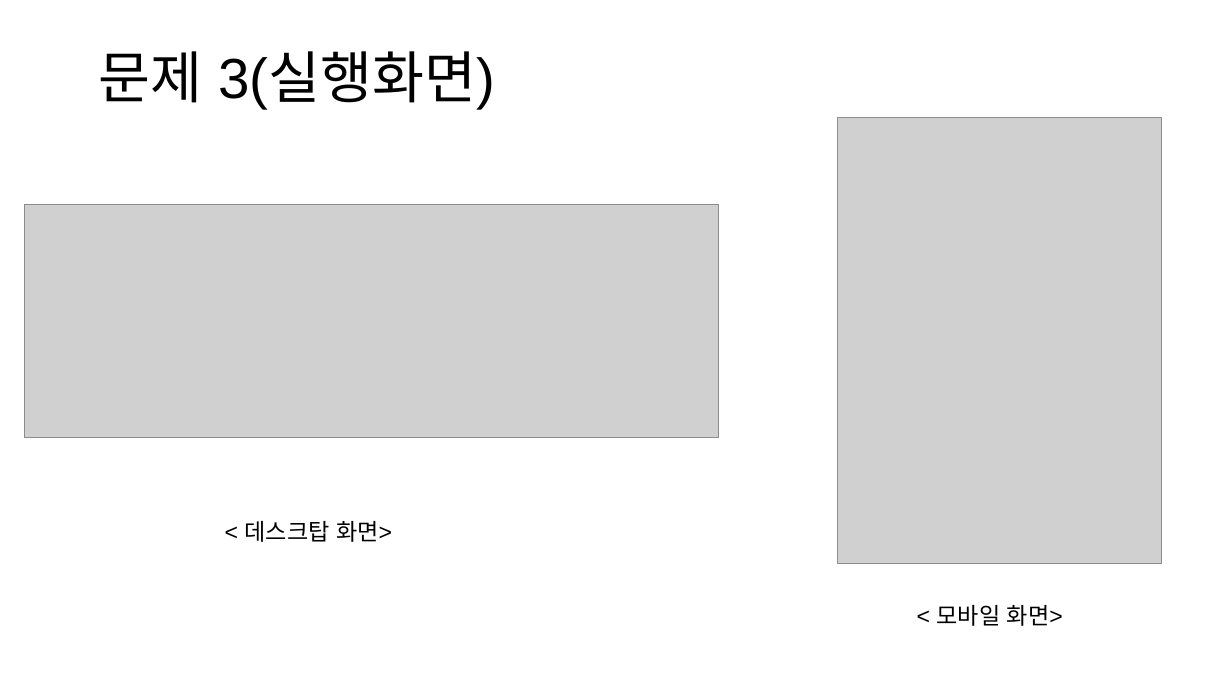
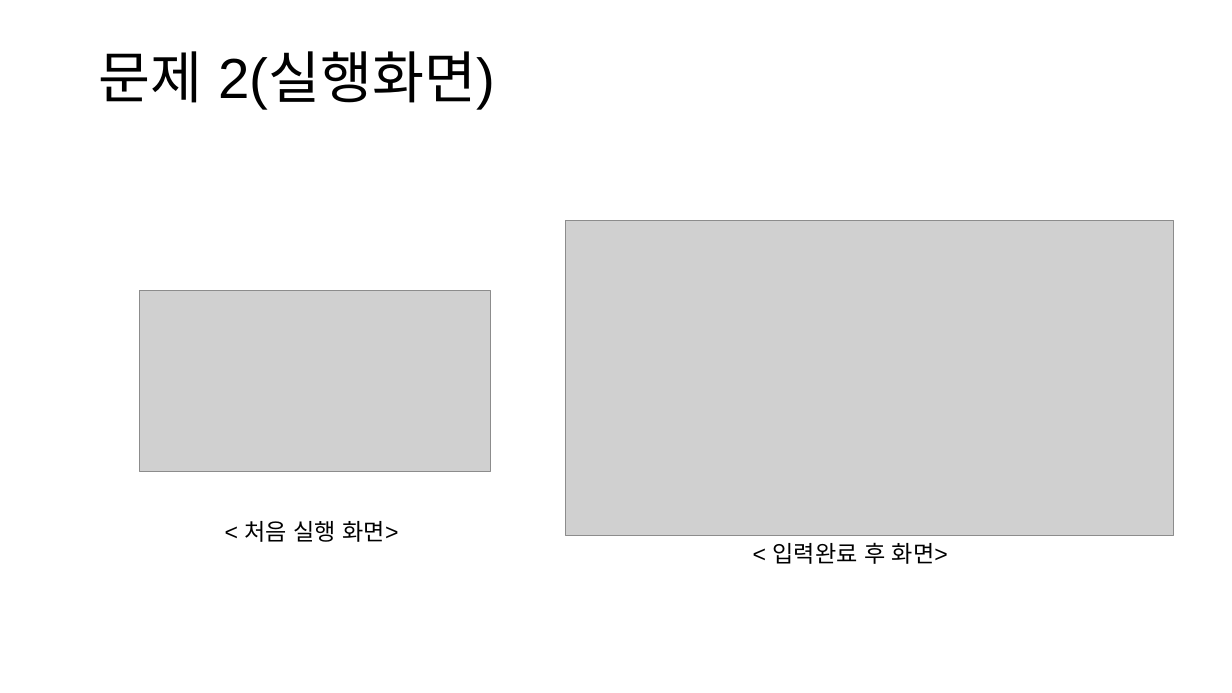
Before and after one commit to JuHyeon-S/21-1-Web-Back-end_Programming, a slide deck: slide 4 of 웹서버_스몰과제10_20185135_서주현.pptx (slide 6 before the commit). Drawn at 1232x693 pixels with LibreOffice and Linux fonts; fonts in the diff are those of the drawing; grey boxes stand for pictures. Boxes give left, top, right and bottom in pixels: in the first picture for what was removed or moved away, otherwise in the second. Text is boxed around its words. In the diff, an @@ line names an element or a change of style, - is before the commit and + after.

```diff
--- a/웹서버_스몰과제10_20185135_서주현.pptx
+++ b/웹서버_스몰과제10_20185135_서주현.pptx
@@ title at bbox=[99, 51, 495, 108]: text changed @@
-문제 3(실행화면)
+문제 2(실행화면)
@@ picture removed at bbox=[838, 117, 1163, 564] @@
@@ picture removed at bbox=[25, 204, 719, 437] @@
@@ picture added at bbox=[566, 221, 1174, 536] @@
@@ picture added at bbox=[140, 290, 490, 471] @@
@@ text at bbox=[245, 521, 399, 542]: text changed @@
-< 데스크탑 화면>
+< 처음 실행 화면>
@@ text at bbox=[773, 542, 948, 564]: text changed @@
-< 모바일 화면>
+< 입력완료 후 화면>
```
Also in this commit, not shown: 2 other slides changed, 2 slides removed, 4 other files.
